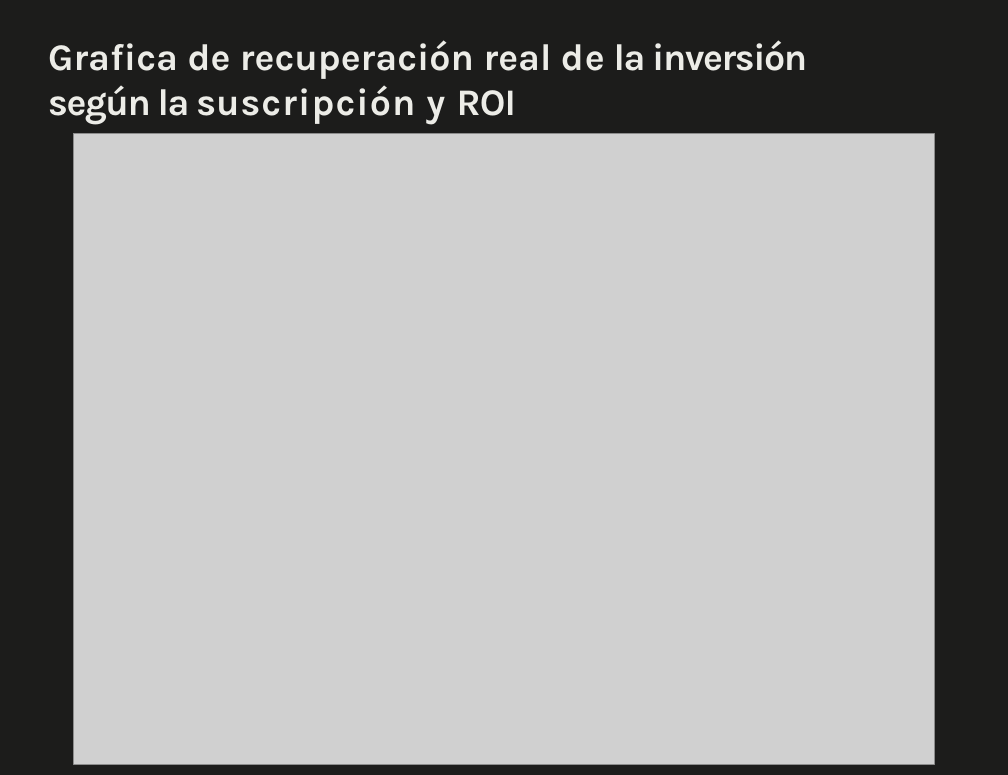
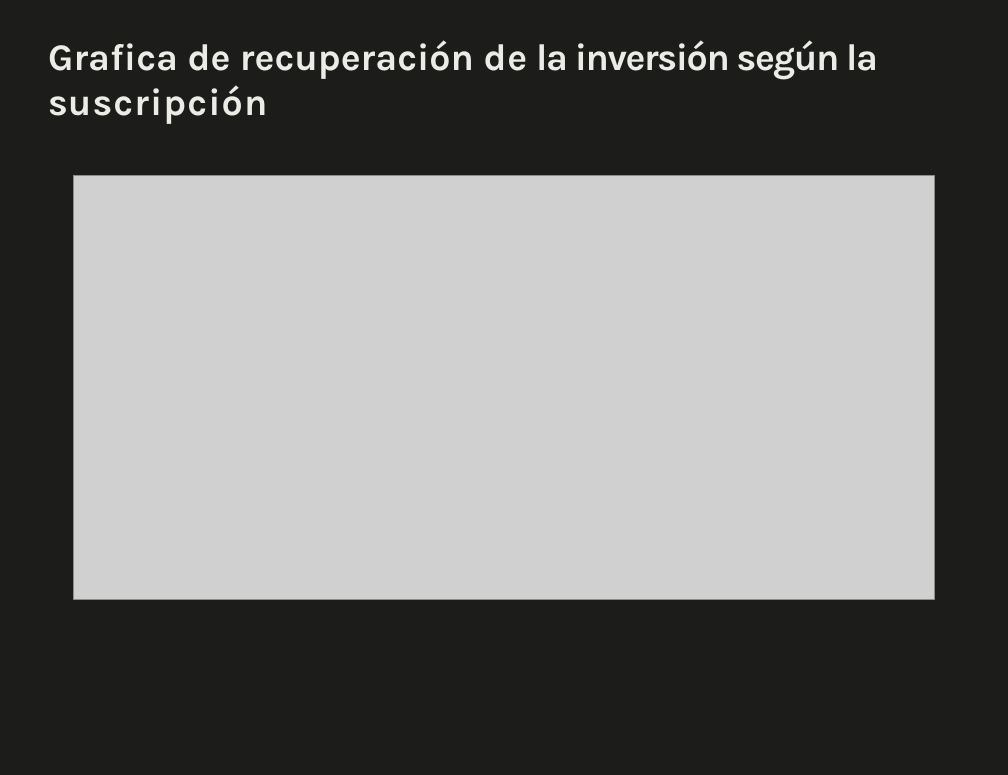
Before and after one commit to johnsvill/TransportesGenesis, a slide deck: slide 15 of Documentos/Proyecto/final/Presentacion_9-06-2026/Gestion-de-Pagos-Transportes-Genesis.pptx. Drawn at 1008x775 pixels with LibreOffice and Linux fonts; fonts in the diff are those of the drawing; grey boxes stand for pictures. Boxes give left, top, right and bottom in pixels: in the first picture for what was removed or moved away, otherwise in the second. Text is boxed around its words. In the diff, an @@ line names an element or a change of style, - is before the commit and + after.

```diff
--- a/Documentos/Proyecto/final/Presentacion_9-06-2026/Gestion-de-Pagos-Transportes-Genesis.pptx
+++ b/Documentos/Proyecto/final/Presentacion_9-06-2026/Gestion-de-Pagos-Transportes-Genesis.pptx
@@ title at box(48, 40, 878, 124): text changed @@
-Grafica de recuperación real de la inversión según la suscripción y ROI
+Grafica de recuperación de la inversión según la suscripción
@@ picture: place and size @@
-picture at box(74, 134, 935, 764)
+picture at box(74, 176, 935, 600)
```
Also in this commit, not shown: 1 other slide changed, 1 slide added, 1 slide removed, 19 other files.
